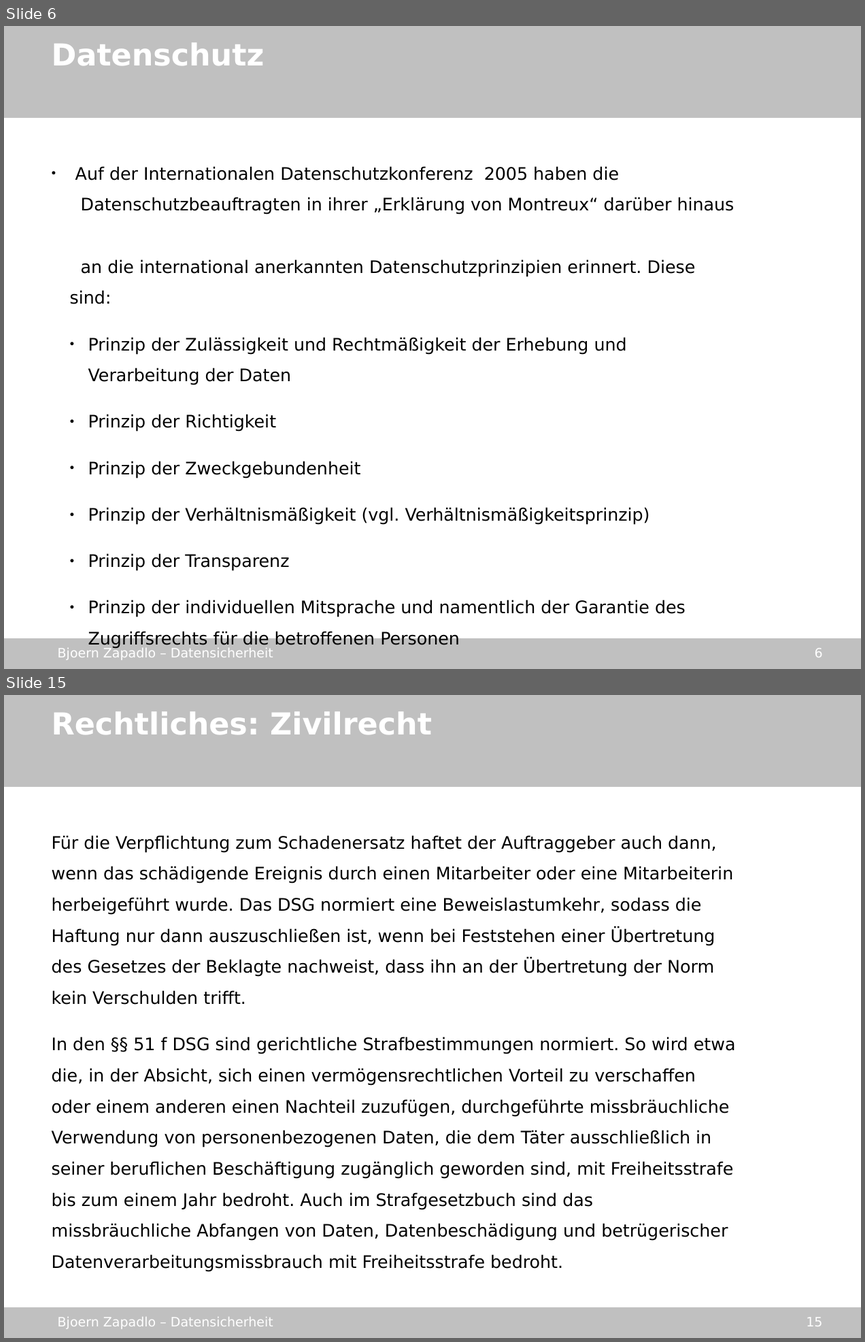
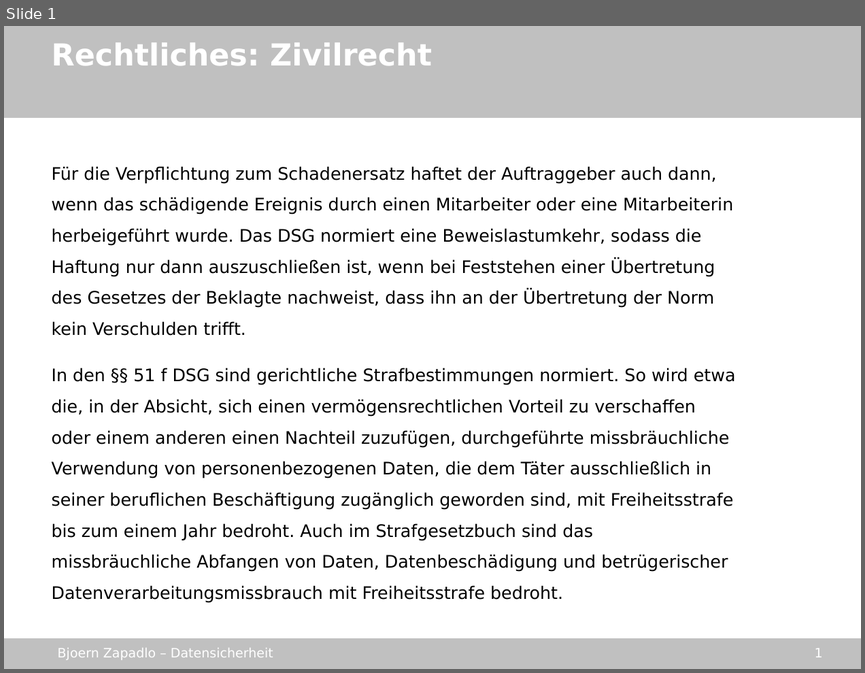
Before and after one commit to gmb2012/sae-datasecurity, a slide deck: stuff/datensicherheit_sae.odp. Shown one above the other, each under a label of ours: slides 6 and 15 before the commit, slide 1 after it; the slides between them are not shown. The pictures are 865x1342 and 865x673 pixels, drawn with LibreOffice and Linux fonts; fonts in the diff are those of the drawing; background and template pictures are left out. Boxes give left, top, right and bottom in pixels: in the first picture for what was removed or moved away, otherwise in the second. Text is boxed around its words. In the diff, an @@ line names an element or a change of style, - is before the commit and + after.

```diff
--- a/stuff/datensicherheit_sae.odp
+++ b/stuff/datensicherheit_sae.odp
@@ slide 6 removed at (4, 26, 861, 669), background picture (left out); not listed: 4 template elements that a slide beside it also shows @@
@@ text removed at (52, 42, 264, 65) @@
-Datenschutz
@@ text removed at (70, 166, 734, 648) @@
-● Auf der Internationalen Datenschutzkonferenz 2005 haben die
-  Datenschutzbeauftragten in ihrer „Erklärung von Montreux“ darüber hinaus
-  an die international anerkannten Datenschutzprinzipien erinnert. Diese sind:
-  ● Prinzip der Zulässigkeit und Rechtmäßigkeit der Erhebung und Verarbeitung der Daten
-  ● Prinzip der Richtigkeit
-  ● Prinzip der Zweckgebundenheit
-  ● Prinzip der Verhältnismäßigkeit (vgl. Verhältnismäßigkeitsprinzip)
-  ● Prinzip der Transparenz
-  ● Prinzip der individuellen Mitsprache und namentlich der Garantie des Zugriffsrechts für die betroffenen Personen
@@ what was slide 15 is now slide 1 @@
@@ page number at (815, 648, 823, 657): text changed @@
-15
+1
```
Also in this commit, not shown: 13 other slides removed, 2 other files.
